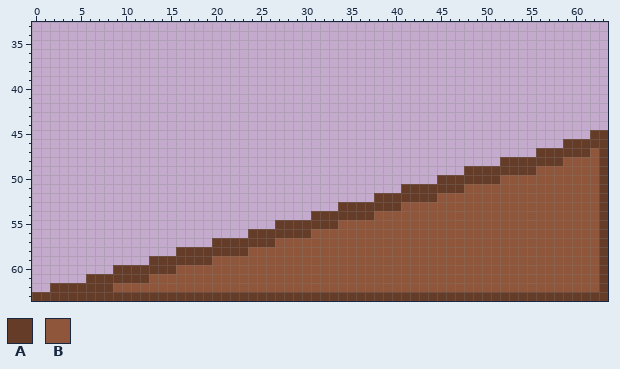
File history of a pixel-art file, Acesprite/Obstacles/Kickers/Low.aseprite. Above is the file before it was changed.
64x64 pixels, 1 frame. Shown: x 0..63, y 33..63.
Palette (. is transparent): A #653c28  B #8f563b
Pixels before, first column x 0:
45 ..............................................................AA
46 ...........................................................AAAAA
47 ........................................................AAAAAABA
48 ....................................................AAAAAAABBBBA
49 ................................................AAAAAAAABBBBBBBA
50 .............................................AAAAAAABBBBBBBBBBBA
51 .........................................AAAAAAABBBBBBBBBBBBBBBA
52 ......................................AAAAAAABBBBBBBBBBBBBBBBBBA
53 ..................................AAAAAAABBBBBBBBBBBBBBBBBBBBBBA
54 ...............................AAAAAAABBBBBBBBBBBBBBBBBBBBBBBBBA
55 ...........................AAAAAAABBBBBBBBBBBBBBBBBBBBBBBBBBBBBA
56 ........................AAAAAAABBBBBBBBBBBBBBBBBBBBBBBBBBBBBBBBA
57 ....................AAAAAAABBBBBBBBBBBBBBBBBBBBBBBBBBBBBBBBBBBBA
58 ................AAAAAAAABBBBBBBBBBBBBBBBBBBBBBBBBBBBBBBBBBBBBBBA
59 .............AAAAAAABBBBBBBBBBBBBBBBBBBBBBBBBBBBBBBBBBBBBBBBBBBA
60 .........AAAAAAABBBBBBBBBBBBBBBBBBBBBBBBBBBBBBBBBBBBBBBBBBBBBBBA
61 ......AAAAAAABBBBBBBBBBBBBBBBBBBBBBBBBBBBBBBBBBBBBBBBBBBBBBBBBBA
62 ..AAAAAAABBBBBBBBBBBBBBBBBBBBBBBBBBBBBBBBBBBBBBBBBBBBBBBBBBBBBBA
63 AAAAAAAAAAAAAAAAAAAAAAAAAAAAAAAAAAAAAAAAAAAAAAAAAAAAAAAAAAAAAAAA
And afterwards:
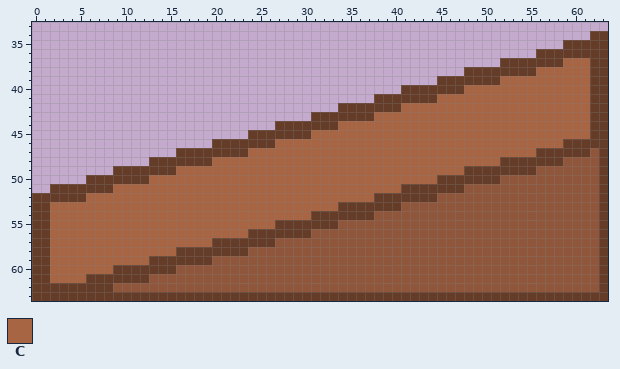
Colours new in this view: C #a86544
Changes in this commit:
{"y":34,"x":62,"old":"..","new":"AA"}
{"y":35,"x":59,"old":".....","new":"AAAAA"}
{"y":36,"x":56,"old":"........","new":"AAAAAAAA"}
{"y":37,"x":52,"old":"............","new":"AAAAAAACCCAA"}
{"y":38,"x":48,"old":"................","new":"AAAAAAAACCCCCCAA"}
{"y":39,"x":45,"old":"...................","new":"AAAAAAACCCCCCCCCCAA"}
{"y":40,"x":41,"old":".......................","new":"AAAAAAACCCCCCCCCCCCCCAA"}
{"y":41,"x":38,"old":"..........................","new":"AAAAAAACCCCCCCCCCCCCCCCCAA"}
{"y":42,"x":34,"old":"..............................","new":"AAAAAAACCCCCCCCCCCCCCCCCCCCCAA"}
{"y":43,"x":31,"old":".................................","new":"AAAAAAACCCCCCCCCCCCCCCCCCCCCCCCAA"}
{"y":44,"x":27,"old":".....................................","new":"AAAAAAACCCCCCCCCCCCCCCCCCCCCCCCCCCCAA"}
{"y":45,"x":24,"old":"......................................","new":"AAAAAAACCCCCCCCCCCCCCCCCCCCCCCCCCCCCCC"}
{"y":46,"x":20,"old":".......................................","new":"AAAAAAACCCCCCCCCCCCCCCCCCCCCCCCCCCCCCCC"}
{"y":47,"x":16,"old":"........................................","new":"AAAAAAAACCCCCCCCCCCCCCCCCCCCCCCCCCCCCCCC"}
{"y":48,"x":13,"old":".......................................","new":"AAAAAAACCCCCCCCCCCCCCCCCCCCCCCCCCCCCCCC"}
{"y":49,"x":9,"old":".......................................","new":"AAAAAAACCCCCCCCCCCCCCCCCCCCCCCCCCCCCCCC"}
{"y":50,"x":6,"old":".......................................","new":"AAAAAAACCCCCCCCCCCCCCCCCCCCCCCCCCCCCCCC"}
{"y":51,"x":2,"old":".......................................","new":"AAAAAAACCCCCCCCCCCCCCCCCCCCCCCCCCCCCCCC"}
{"y":52,"x":0,"old":"......................................","new":"AAAAAACCCCCCCCCCCCCCCCCCCCCCCCCCCCCCCC"}
{"y":53,"x":0,"old":"..................................","new":"AACCCCCCCCCCCCCCCCCCCCCCCCCCCCCCCC"}
{"y":54,"x":0,"old":"...............................","new":"AACCCCCCCCCCCCCCCCCCCCCCCCCCCCC"}
{"y":55,"x":0,"old":"...........................","new":"AACCCCCCCCCCCCCCCCCCCCCCCCC"}
{"y":56,"x":0,"old":"........................","new":"AACCCCCCCCCCCCCCCCCCCCCC"}
{"y":57,"x":0,"old":"....................","new":"AACCCCCCCCCCCCCCCCCC"}
{"y":58,"x":0,"old":"................","new":"AACCCCCCCCCCCCCC"}
{"y":59,"x":0,"old":".............","new":"AACCCCCCCCCCC"}
{"y":60,"x":0,"old":".........","new":"AACCCCCCC"}
{"y":61,"x":0,"old":"......","new":"AACCCC"}
{"y":62,"x":0,"old":"..","new":"AA"}
{"label":"added","picture_box":[32,31,608,292]}
